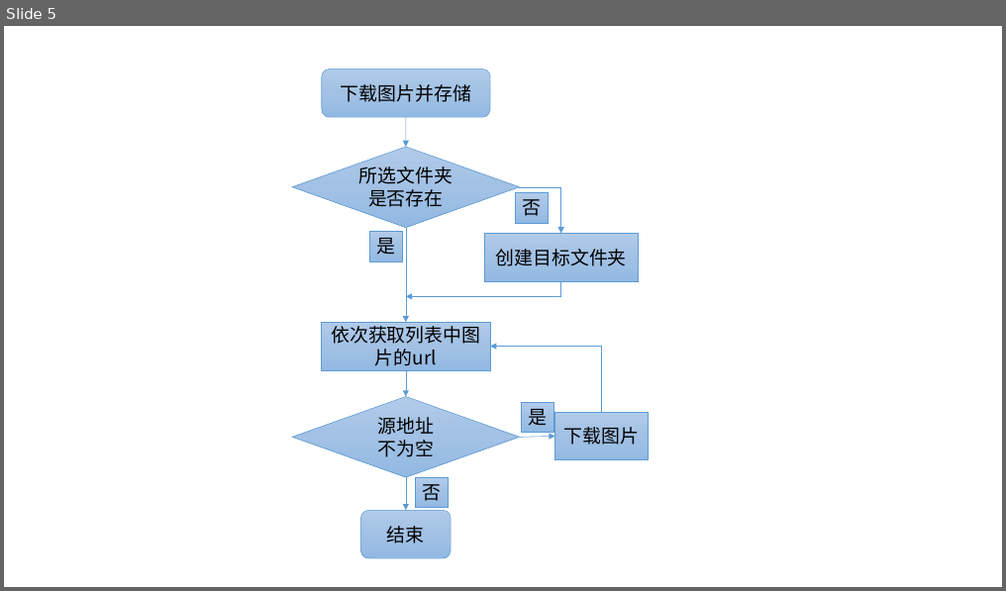
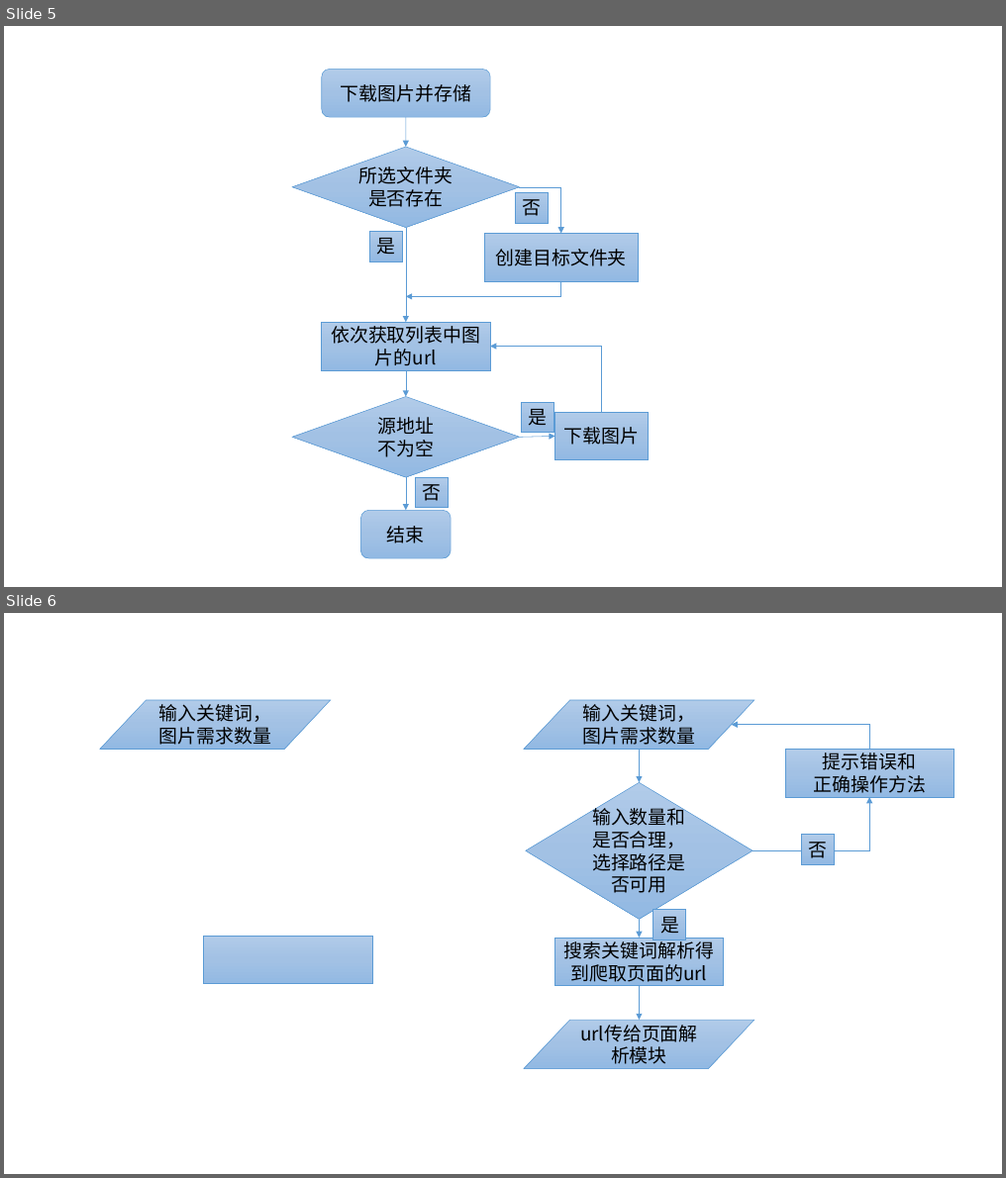
Before and after one commit to scarletkiss/pachongForC15, a slide deck: 流程图设计.pptx. Shown one above the other, each under a label of ours: slide 5 before the commit, slides 5 and 6 after it. The pictures are 1006x591 and 1006x1178 pixels, drawn with LibreOffice and Linux fonts; fonts in the diff are those of the drawing. Boxes give left, top, right and bottom in pixels: in the first picture for what was removed or moved away, otherwise in the second. Text is boxed around its words. In the diff, an @@ line names an element or a change of style, - is before the commit and + after.

Commit message:
流程图设计
在概要设计中进行了一定的修改，添加了新的流程图

```diff
--- a/流程图设计.pptx
+++ b/流程图设计.pptx
@@ slide 6 added at [4, 613, 1002, 1174], background #FFFFFF @@
@@ flow chart input output added at [100, 700, 331, 749], fill gradient #B1CBE9 to #A3C1E5 to #93B9E4, outline #5B9BD5 0.5 pt, 18 pt, text #000000 @@
+输入关键词，图片需求数量
@@ rectangle added at [204, 937, 372, 984], fill gradient #B1CBE9 to #A3C1E5 to #93B9E4, outline #5B9BD5 0.5 pt @@
@@ group added at [525, 700, 954, 1069]: 4 rectangles, 3 arrows, 2 elbow arrows, 2 flow chart input outputs, 1 diamond @@
+输入数量和是否合理，选择路径是否可用
+输入关键词，图片需求数量
+提示错误和
+正确操作方法
+搜索关键词解析得到爬取页面的url
+否
+是
+url传给页面解析模块
```
